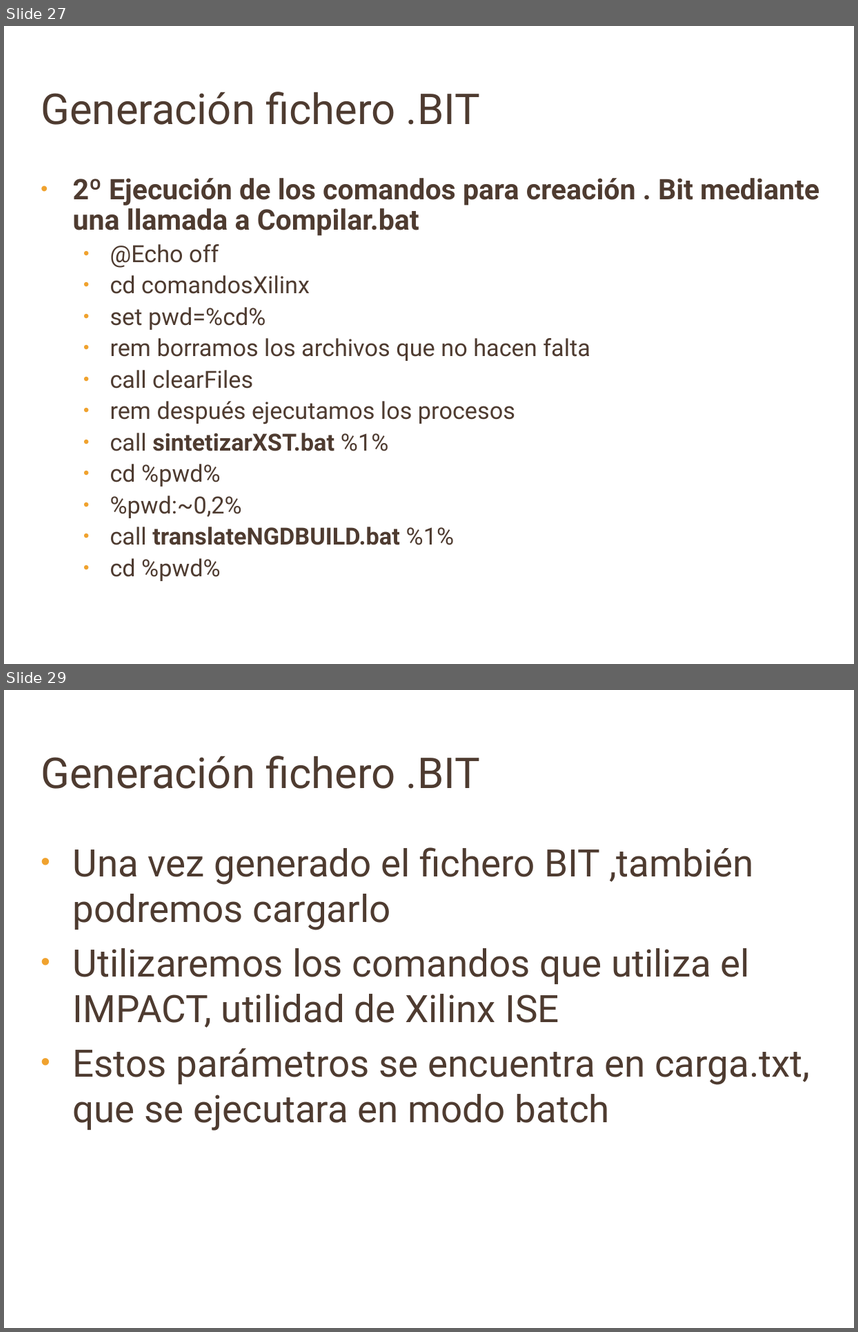
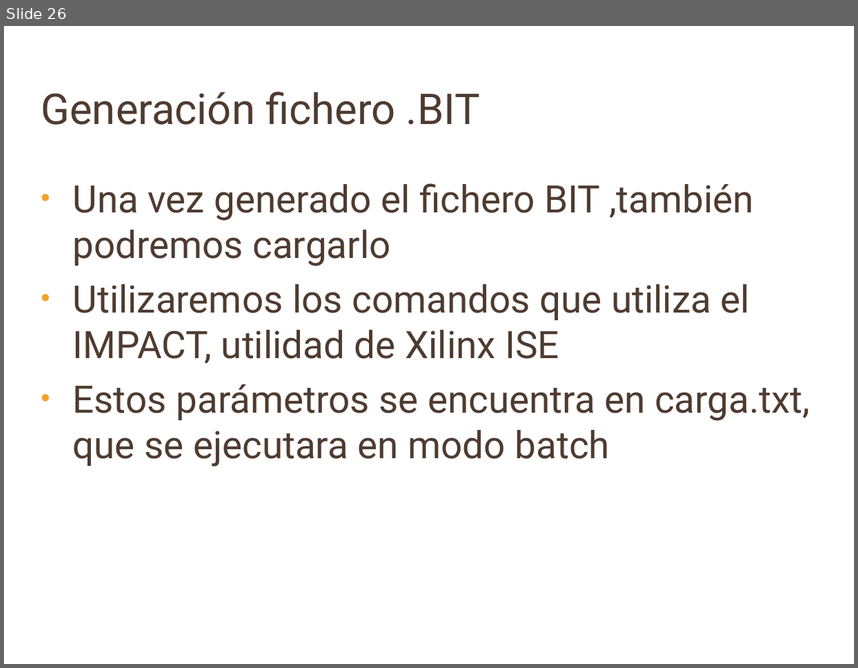
Before and after one commit to gargomanjr/fpga2010, a slide deck: Nessy2.0/memoria/Presentacion_SSII.ppt. Shown one above the other, each under a label of ours: slides 27 and 29 before the commit, slide 26 after it; the slides between them are not shown. The pictures are 858x1332 and 858x668 pixels, drawn with LibreOffice and Linux fonts; fonts in the diff are those of the drawing; background and template pictures are left out. Boxes give left, top, right and bottom in pixels: in the first picture for what was removed or moved away, otherwise in the second. Text is boxed around its words. In the diff, an @@ line names an element or a change of style, - is before the commit and + after.

```diff
--- a/Nessy2.0/memoria/Presentacion_SSII.ppt
+++ b/Nessy2.0/memoria/Presentacion_SSII.ppt
@@ slide 27 removed at (4,26,854,664), background picture (left out) @@
@@ title removed at (41,92,480,125) @@
-Generación fichero .BIT
@@ text removed at (73,178,820,581) @@
-• 2º Ejecución de los comandos para creación . Bit mediante una llamada a Compilar.bat
-  • @Echo off
-  • cd comandosXilinx
-  • set pwd=%cd%
-  • rem borramos los archivos que no hacen falta
-  • call clearFiles
-  • rem después ejecutamos los procesos
-  • call sintetizarXST.bat %1%
-  • cd %pwd%
-  • %pwd:~0,2%
-  • call translateNGDBUILD.bat %1%
-  • cd %pwd%
@@ what was slide 29 is now slide 26 @@
```
Also in this commit, not shown: 2 slides changed, 4 other slides removed.
